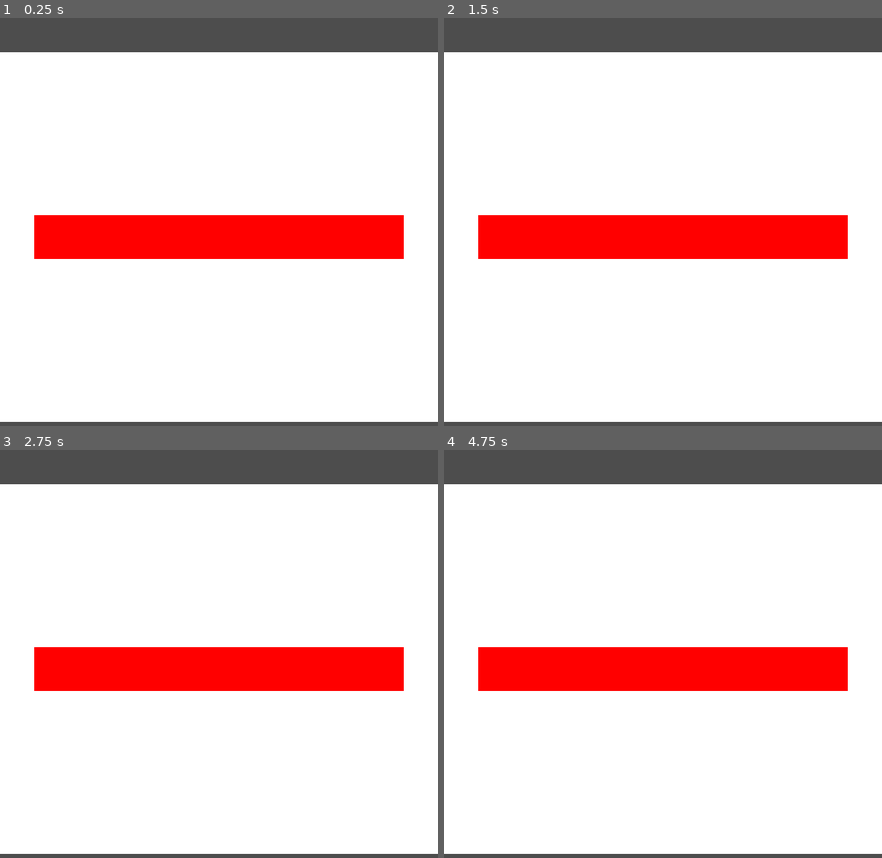
Above: before the commit, frames 1-4 (two rows, left to right).
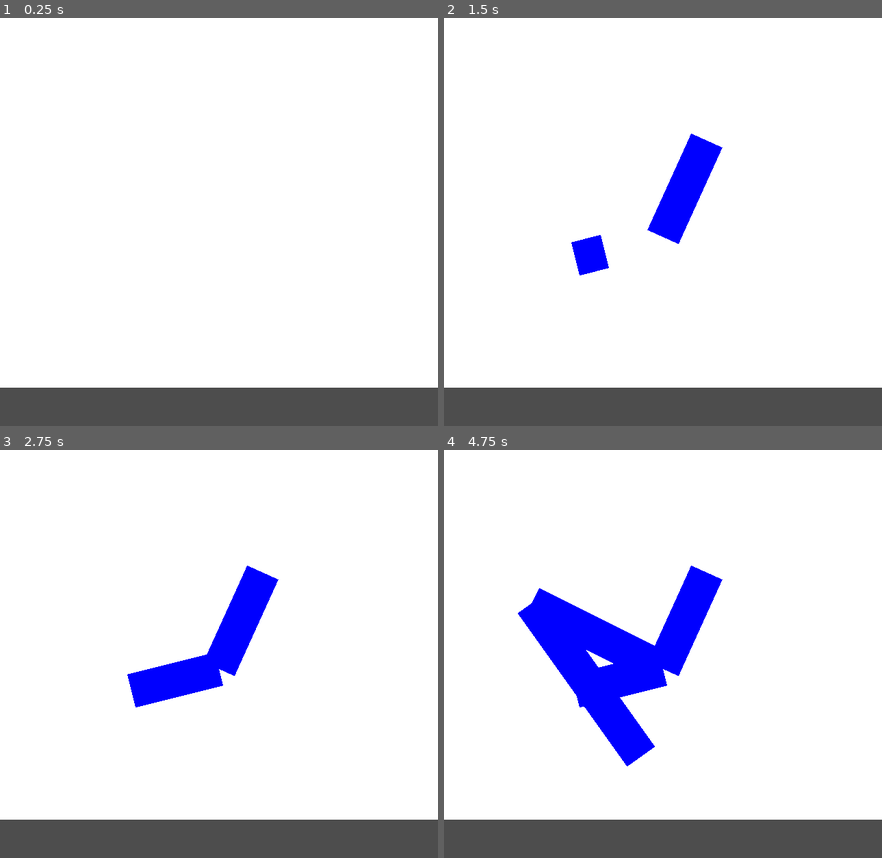
Above: after the commit, the same moments.

Repository: Mpprobst/ggj2026
Game: Godot game, scene res://levels/test.tscn
Same seed, same stepped clock (60 frames per second), same inputs: the game is played once before the commit and once after it. Before the commit the project starts from res://test.tscn.
Inputs (mouse positions are in pixels of both pictures, inside the frame that each line leads up to):
- Up to frame 1 (0.25 s): no input
- Up to frame 2 (1.5 s): tap Enter at 0.5 s; drag from (663, 238) to (706, 140) at 0.52 s; tap Space at 1.25 s; drag from (575, 258) to (663, 238) at 1.27 s
- Up to frame 3 (2.75 s): tap Enter at 2 s; move the mouse to (262, 572) at 2.02 s; click (262, 572) at 2.17 s
- Up to frame 4 (4.75 s): tap Space at 2.75, 4.25 s; drag from (641, 756) to (531, 605) at 2.77 s; tap Enter at 3.5 s; move the mouse to (794, 735) at 3.52 s; click (794, 735) at 3.67 s; drag from (531, 605) to (663, 670) at 4.27 s

The runs differ from the first frame. In frame 1, 26% of the frame differs, in the area x 0-100%, y 0-99%; in frame 2, 28%; in frame 3, 28%; in frame 4, 31%.

Commit message:
Implement tape draw mechanics

Diff:
--- a/test.tscn
+++ b/levels/drag_tape_test.tscn
@@ -1,8 +1,8 @@
 [gd_scene format=3 uid="uid://ded3lc33b322y"]
 
-[ext_resource type="Texture2D" uid="uid://ckxsht1gin8yh" path="res://white1080.png" id="1_8uh7m"]
-[ext_resource type="Texture2D" uid="uid://3bktq2lj7bjc" path="res://tape.png" id="2_6uqi0"]
-[ext_resource type="Script" uid="uid://bb45ank3axtsa" path="res://tape.gd" id="2_ppyta"]
+[ext_resource type="Texture2D" uid="uid://ckxsht1gin8yh" path="res://sprites/white1080.png" id="1_3q8kq"]
+[ext_resource type="Script" uid="uid://bb45ank3axtsa" path="res://scripts/draggable_polygon.gd" id="2_uhgwp"]
+[ext_resource type="Texture2D" uid="uid://3bktq2lj7bjc" path="res://tape.png" id="3_6mexg"]
 
 [sub_resource type="CircleShape2D" id="CircleShape2D_ppyta"]
 
@@ -12,17 +12,17 @@
 zoom = Vector2(0.5, 0.5)
 
 [node name="Background" type="Sprite2D" parent="." unique_id=538602477]
-texture = ExtResource("1_8uh7m")
+texture = ExtResource("1_3q8kq")
 
 [node name="Tape" type="Node2D" parent="." unique_id=619221306 node_paths=PackedStringArray("collision", "contactPoints", "bones")]
-script = ExtResource("2_ppyta")
+script = ExtResource("2_uhgwp")
 collision = NodePath("Area2D/CollisionPolygon2D")
 contactPoints = [NodePath("0"), NodePath("1"), NodePath("3"), NodePath("2")]
 bones = [NodePath("Skeleton2D/Bone0"), NodePath("Skeleton2D/Bone1"), NodePath("Skeleton2D/Bone3"), NodePath("Skeleton2D/Bone2")]
 
 [node name="Sprite2D" type="Polygon2D" parent="Tape" unique_id=1953559103]
 color = Color(1, 0, 0, 1)
-texture = ExtResource("2_6uqi0")
+texture = ExtResource("3_6mexg")
 skeleton = NodePath("../Skeleton2D")
 polygon = PackedVector2Array(-540, -64, -540, 64, 540, 64, 540, -64)
 uv = PackedVector2Array(-540, -64, -540, 64, 540, 64, 540, -64)
--- /dev/null
+++ b/levels/test.tscn
@@ -0,0 +1,17 @@
+[gd_scene format=3 uid="uid://ctqqt41poucos"]
+
+[ext_resource type="Texture2D" uid="uid://ckxsht1gin8yh" path="res://sprites/white1080.png" id="1_72lju"]
+[ext_resource type="Script" uid="uid://cwabhsf4ic5as" path="res://scripts/player_controller.gd" id="2_lkjt4"]
+[ext_resource type="PackedScene" uid="uid://dnieuv4tyuodq" path="res://prefabs/tape.tscn" id="3_ny0t1"]
+
+[node name="Test" type="Node2D" unique_id=1559331907]
+
+[node name="Background" type="Sprite2D" parent="." unique_id=581191951]
+texture = ExtResource("1_72lju")
+
+[node name="PlayerController" type="Node2D" parent="." unique_id=937662677 node_paths=PackedStringArray("tape_container")]
+script = ExtResource("2_lkjt4")
+tape_prefab = ExtResource("3_ny0t1")
+tape_container = NodePath("../TapeContainer")
+
+[node name="TapeContainer" type="Node2D" parent="." unique_id=282103972]
--- /dev/null
+++ b/prefabs/tape.tscn
@@ -0,0 +1,17 @@
+[gd_scene format=3 uid="uid://dnieuv4tyuodq"]
+
+[ext_resource type="Script" uid="uid://bf8ykw7gmoo67" path="res://scripts/tape.gd" id="1_7wm2w"]
+
+[node name="Tape" type="Node2D" unique_id=807806537]
+script = ExtResource("1_7wm2w")
+
+[node name="Line2D" type="Line2D" parent="." unique_id=458287682]
+points = PackedVector2Array(0, 0, 100, 0)
+width = 50.0
+default_color = Color(0, 0, 1, 1)
+
+[node name="Area2D" type="Area2D" parent="." unique_id=99026061]
+
+[node name="CollisionPolygon2D" type="CollisionPolygon2D" parent="Area2D" unique_id=1864371126]
+
+[connection signal="input_event" from="Area2D" to="." method="_on_click"]
--- a/project.godot
+++ b/project.godot
@@ -11,9 +11,9 @@
 [application]
 
 config/name="MaskingTape"
-run/main_scene="uid://ded3lc33b322y"
+run/main_scene="uid://ctqqt41poucos"
 config/features=PackedStringArray("4.6", "GL Compatibility")
-config/icon="res://icon.svg"
+config/icon="uid://d0vbnqjo0dqt8"
 
 [display]
 
--- /dev/null
+++ b/scripts/player_controller.gd
@@ -0,0 +1,28 @@
+extends Node2D
+
+@export var tape_prefab : PackedScene
+@export var tape_container : Node2D
+
+var drawing : bool
+var active_tape : Tape
+
+# Called when the node enters the scene tree for the first time.
+func _ready():
+	pass # Replace with function body.
+
+# Called every frame. 'delta' is the elapsed time since the previous frame.
+func _process(delta):
+	if drawing and active_tape != null:
+		active_tape.update_shape(get_global_mouse_position())
+
+func _input(event):
+	if event is InputEventMouseButton and event.button_index == MOUSE_BUTTON_LEFT:
+		if event.pressed:
+			var pos = get_global_mouse_position()
+			active_tape = tape_prefab.instantiate()
+			tape_container.add_child(active_tape)
+			active_tape.global_position = pos
+			drawing = true
+		else:
+			# release dragged node
+			drawing = false
--- /dev/null
+++ b/scripts/tape.gd
@@ -0,0 +1,30 @@
+class_name Tape extends Node2D
+
+@onready var line : Line2D = $Line2D
+@onready var collision : CollisionPolygon2D = $Area2D/CollisionPolygon2D
+
+var polygon : Array[Vector2]
+
+# Called when the node enters the scene tree for the first time.
+func _ready():
+	polygon.resize(4)
+
+# Called every frame. 'delta' is the elapsed time since the previous frame.
+func _process(delta):
+	pass
+
+# TODO: redraw the polygon collision so it may be selected
+func update_shape(endpoint):
+	line.points[1] = endpoint - global_position
+	var dir = line.points[1] - line.points[0]
+	var perpendicular = Vector2.RIGHT * line.width / 2.0
+	polygon[0] = line.points[0] + perpendicular
+	polygon[1] = line.points[0] - perpendicular
+	polygon[2] = line.points[1] - perpendicular
+	polygon[3] = line.points[1] + perpendicular
+	collision.polygon = polygon
+
+# TODO: use this to remove the tape
+func _on_click(viewport, event, shape_idx):
+	if event is InputEventMouseButton and event.button_index == MOUSE_BUTTON_RIGHT:
+		queue_free()
Renamed: tape.gd -> scripts/draggable_polygon.gd
Renamed: tape.gd.uid -> scripts/draggable_polygon.gd.uid
Not shown, added: scripts/player_controller.gd.uid
Not shown, added: scripts/tape.gd.uid
Renamed: white1080.png -> sprites/white1080.png
Not shown, changed: sprites/white1080.png.import
Renamed: white128.png -> sprites/white128.png
Not shown, changed: sprites/white128.png.import
